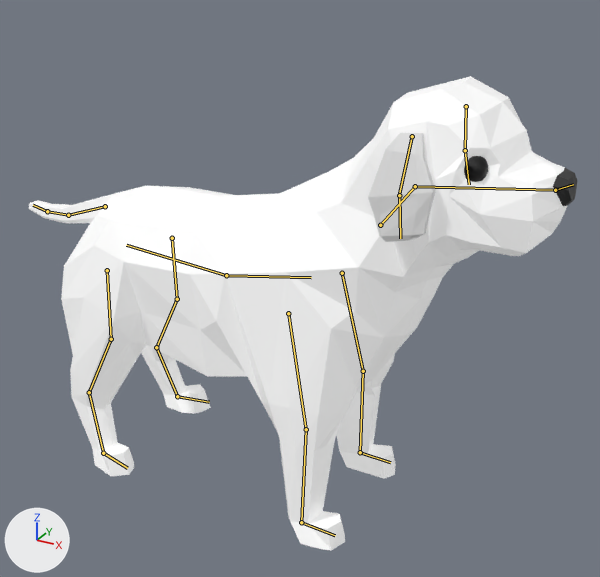
Two versions of the Blender file Content/Assets/Umbrella/dog_05.blend, one commit apart.
The view is the same before and after, from a 50 mm lens placed at (3.2, -3.64, 2.58), pointed at (1.08, 0.21, 0.65). The lights are fixed; the arrows at lower left show +X, +Y and +Z. The bones that bend it are drawn over the model as lines.
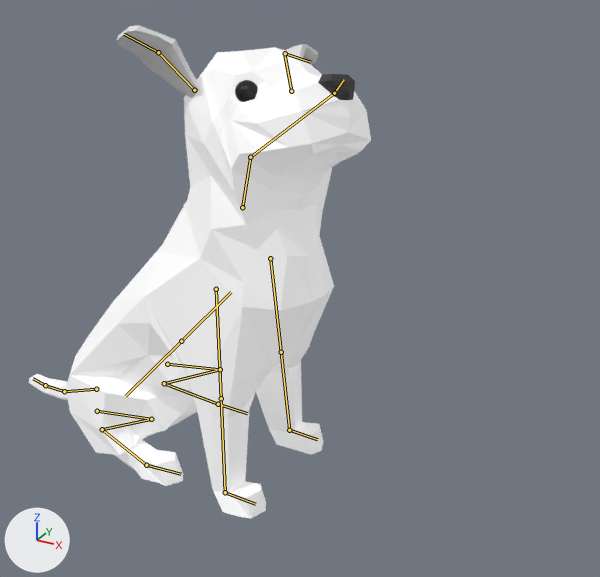
The newer file adds an action. The first version stands in its rest pose; the second is drawn at frame 1 of the action 'sit_idle'.

Boxes [x1, y1, x2, y2] around the edits, measured in the pictures (600 x 577 px):
'Cube', posed (38% narrower): before [29, 76, 577, 550]; after [29, 47, 371, 518]
'Cube.001', posed: before [368, 133, 436, 242]; after [116, 25, 318, 98]
bone 'Bone.002', root to tip: before (226, 275) to (311, 277); after (181, 341) to (231, 292)
bone 'Bone.030', root to tip: before (380, 225) to (415, 186); after (242, 207) to (250, 157)
bone 'Bone.033', root to tip: before (466, 106) to (465, 151); after (291, 91) to (284, 53)
bone 'Bone.034', root to tip: before (465, 150) to (469, 184); after (285, 53) to (310, 62)
bone 'Bone.047', root to tip: before (412, 136) to (399, 195); after (194, 90) to (158, 52)
bone 'Bone.048', root to tip: before (399, 195) to (400, 238); after (158, 52) to (124, 34)
bone 'Bone.006', root to tip: before (226, 275) to (126, 245); after (181, 341) to (125, 396)
bone 'Bone.016', root to tip: before (105, 206) to (68, 215); after (96, 389) to (64, 391)
bone 'Bone.024', root to tip: before (172, 238) to (177, 299); after (167, 364) to (220, 369)
bone 'Bone.026', root to tip: before (156, 347) to (177, 396); after (164, 383) to (218, 404)
bone 'Bone.040', root to tip: before (107, 270) to (111, 339); after (97, 411) to (151, 419)

What changed in the scene script:
```text
Change bone_bone_014:
    where bone_bone_014 = bpy.data.objects['Armature'].pose.bones['Bone.014']  # child of 'Bone'
    bone_bone_014.location: (0.0, 0.0, 0.0) -> (-0.58, -0.82, 0.0)
    bone_bone_014.rotation_quaternion: (1.0, 0.0, 0.0, 0.0) -> (0.938, 0.0, 0.0, 0.348)  # degrees (0, 0, 0) -> degrees (0, 0, 41)
Change bone_bone_002:
    where bone_bone_002 = bpy.data.objects['Armature'].pose.bones['Bone.002']  # child of 'Bone.014'
    bone_bone_002.rotation_quaternion: (1.0, 0.0, 0.0, 0.0) -> (0.999, 0.0, 0.0, -0.033)  # degrees (0, 0, 0) -> degrees (0, 0, -4)
Change bone_bone_019:
    where bone_bone_019 = bpy.data.objects['Armature'].pose.bones['Bone.019']  # child of 'Bone.002'
    bone_bone_019.rotation_quaternion: (1.0, 0.0, 0.0, 0.0) -> (0.953, 0.165, 0.107, 0.233)  # degrees (0, 0, 0) -> degrees (22, 7, 29)
Change bone_bone_030:
    where bone_bone_030 = bpy.data.objects['Armature'].pose.bones['Bone.030']  # child of 'Bone.029'
    bone_bone_030.rotation_quaternion: (1.0, 0.0, 0.0, 0.0) -> (0.988, -0.065, -0.121, 0.064)  # degrees (0, 0, 0) -> degrees (-9, -13, 8)
Change bone_bone_033:
    where bone_bone_033 = bpy.data.objects['Armature'].pose.bones['Bone.033']  # child of 'Bone.031'
    bone_bone_033.rotation_quaternion: (1.0, 0.0, 0.0, 0.0) -> (0.318, 0.33, -0.066, 0.886)  # degrees (0, 0, 0) -> degrees (7, -39, 138)
Change bone_bone_034:
    where bone_bone_034 = bpy.data.objects['Armature'].pose.bones['Bone.034']  # child of 'Bone.033'
    bone_bone_034.rotation_quaternion: (1.0, 0.0, 0.0, 0.0) -> (0.778, -0.138, 0.024, -0.613)  # degrees (0, 0, 0) -> degrees (-14, -8, -76)
Change bone_bone_047:
    where bone_bone_047 = bpy.data.objects['Armature'].pose.bones['Bone.047']  # child of 'Bone.031'
    bone_bone_047.rotation_quaternion: (1.0, 0.0, 0.0, 0.0) -> (0.368, -0.543, 0.106, -0.747)  # degrees (0, 0, 0) -> degrees (-55, -47, -102)
Change bone_bone_048:
    where bone_bone_048 = bpy.data.objects['Armature'].pose.bones['Bone.048']  # child of 'Bone.047'
    bone_bone_048.rotation_quaternion: (1.0, 0.0, 0.0, 0.0) -> (0.982, 0.099, -0.03, 0.156)  # degrees (0, 0, 0) -> degrees (11, -5, 18)
Change bone_bone_027:
    where bone_bone_027 = bpy.data.objects['Armature'].pose.bones['Bone.027']  # child of 'Bone.002'
    bone_bone_027.rotation_quaternion: (1.0, 0.0, 0.0, 0.0) -> (0.955, 0.292, -0.014, 0.05)  # degrees (0, 0, 0) -> degrees (34, -3, 5)
Change bone_bone_006:
    where bone_bone_006 = bpy.data.objects['Armature'].pose.bones['Bone.006']  # child of 'Bone.014'
    bone_bone_006.rotation_quaternion: (1.0, 0.0, 0.0, 0.0) -> (0.995, 0.0, 0.002, 0.1)  # degrees (0, 0, 0) -> degrees (0, 0, 11)
Change bone_bone_015:
    where bone_bone_015 = bpy.data.objects['Armature'].pose.bones['Bone.015']  # child of 'Bone.006'
    bone_bone_015.rotation_quaternion: (1.0, 0.0, 0.0, 0.0) -> (0.997, -0.08, -0.003, 0.0)  # degrees (0, 0, 0) -> degrees (-9, 0, 0)
Change bone_bone_016:
    where bone_bone_016 = bpy.data.objects['Armature'].pose.bones['Bone.016']  # child of 'Bone.015'
    bone_bone_016.rotation_quaternion: (1.0, 0.0, 0.0, 0.0) -> (0.863, 0.506, 0.0, 0.0)  # degrees (0, 0, 0) -> degrees (61, 0, 0)
Change bone_bone_023:
    where bone_bone_023 = bpy.data.objects['Armature'].pose.bones['Bone.023']  # child of 'Bone.006'
    bone_bone_023.location: (0.0, 0.0, 0.0) -> (-0.02, 0.06, -0.01)
    bone_bone_023.rotation_quaternion: (1.0, 0.0, 0.0, 0.0) -> (0.997, 0.069, 0.025, -0.004)  # degrees (0, 0, 0) -> degrees (8, 3, 0)
Change bone_bone_024:
    where bone_bone_024 = bpy.data.objects['Armature'].pose.bones['Bone.024']  # child of 'Bone.023'
    bone_bone_024.rotation_quaternion: (1.0, 0.0, 0.0, 0.0) -> (0.917, 0.398, -0.018, 0.001)  # degrees (0, 0, 0) -> degrees (47, -2, -1)
Change bone_bone_026:
    where bone_bone_026 = bpy.data.objects['Armature'].pose.bones['Bone.026']  # child of 'Bone.025'
    bone_bone_026.rotation_quaternion: (1.0, 0.0, 0.0, 0.0) -> (0.996, 0.054, -0.01, -0.067)  # degrees (0, 0, 0) -> degrees (6, -1, -8)
Change bone_bone_039:
    where bone_bone_039 = bpy.data.objects['Armature'].pose.bones['Bone.039']  # child of 'Bone.006'
    bone_bone_039.location: (0.0, 0.0, 0.0) -> (0.04, 0.12, 0.01)
    bone_bone_039.rotation_quaternion: (1.0, 0.0, 0.0, 0.0) -> (0.995, 0.072, -0.03, 0.054)  # degrees (0, 0, 0) -> degrees (8, -4, 6)
Change bone_bone_040:
    where bone_bone_040 = bpy.data.objects['Armature'].pose.bones['Bone.040']  # child of 'Bone.039'
    bone_bone_040.location: (0.0, 0.0, 0.0) -> (0.01, 0.05, -0.09)
    bone_bone_040.rotation_quaternion: (1.0, 0.0, 0.0, 0.0) -> (0.912, 0.407, -0.042, 0.01)  # degrees (0, 0, 0) -> degrees (48, -5, -1)
Change bone_bone_035:
    where bone_bone_035 = bpy.data.objects['Armature'].pose.bones['Bone.035']  # child of 'Bone'
    bone_bone_035.location: (0.0, 0.0, 0.0) -> (0.0, 0.83, 0.0)
Change bone_bone_036:
    where bone_bone_036 = bpy.data.objects['Armature'].pose.bones['Bone.036']  # child of 'Bone'
    bone_bone_036.location: (0.0, 0.0, 0.0) -> (-0.13, -0.55, 0.07)
    bone_bone_036.rotation_quaternion: (1.0, 0.0, 0.0, 0.0) -> (0.994, 0.0, 0.0, -0.109)  # degrees (0, 0, 0) -> degrees (0, 0, -13)
Change bone_bone_043:
    where bone_bone_043 = bpy.data.objects['Armature'].pose.bones['Bone.043']  # child of 'Bone'
    bone_bone_043.location: (0.0, 0.0, 0.0) -> (0.0, 0.83, 0.0)
Change bone_bone_045:
    where bone_bone_045 = bpy.data.objects['Armature'].pose.bones['Bone.045']  # child of 'Bone'
    bone_bone_045.location: (0.0, 0.0, 0.0) -> (0.11, -0.57, 0.07)
    bone_bone_045.rotation_quaternion: (1.0, 0.0, 0.0, 0.0) -> (0.986, 0.0, 0.0, 0.165)  # degrees (0, 0, 0) -> degrees (0, 0, 19)
Change bone_bone_050:
    where bone_bone_050 = bpy.data.objects['Armature'].pose.bones['Bone.050']  # child of 'Bone'
    bone_bone_050.location: (0.0, 0.0, 0.0) -> (-0.71, 0.0, 0.0)
```
